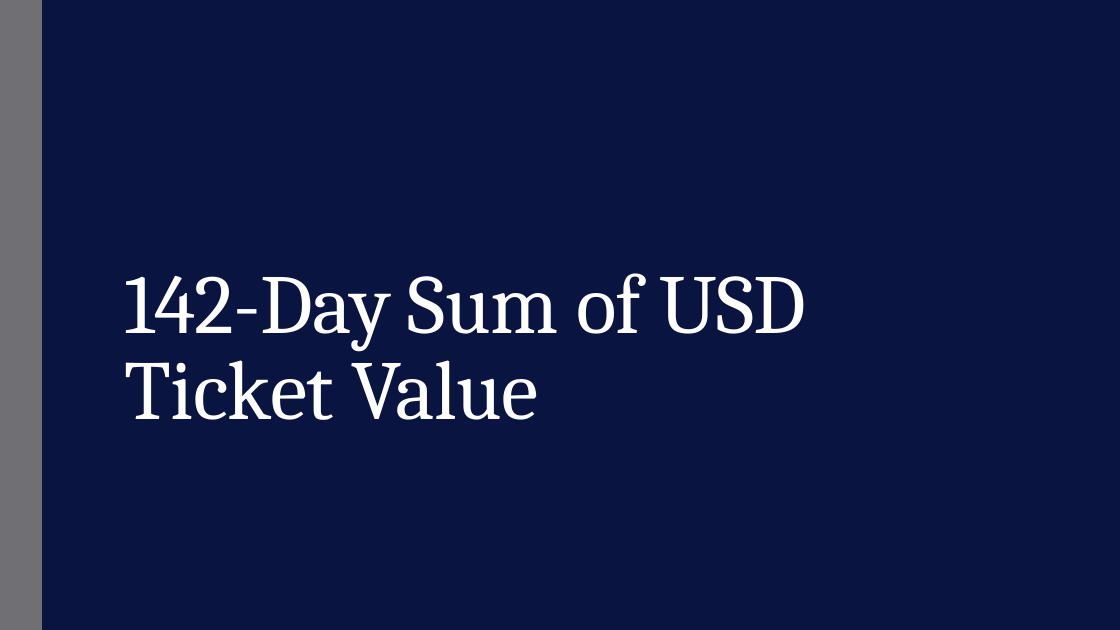
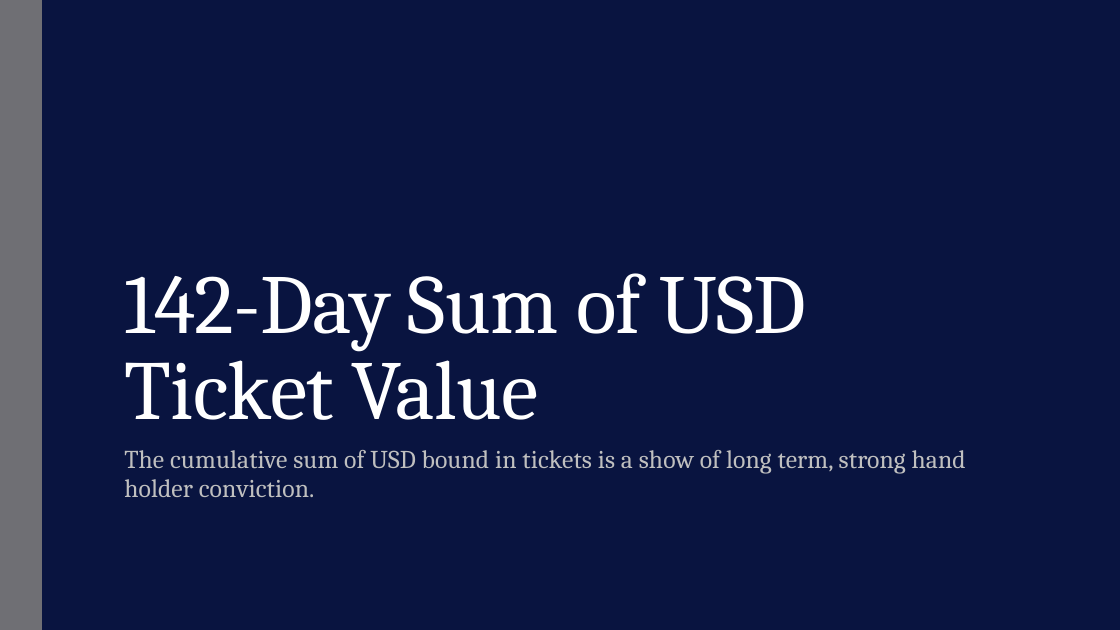
Before and after one commit to cryptobuks1/checkonchain, a slide deck: slide 10 of research_articles/masterclasses/consensus_distributed/consensus_distributed.pptx (slide 9 before the commit). Drawn at 1120x630 pixels with LibreOffice and Linux fonts; fonts in the diff are those of the drawing; background and template pictures are left out. Boxes give left, top, right and bottom in pixels: in the first picture for what was removed or moved away, otherwise in the second. Text is boxed around its words. In the diff, an @@ line names an element or a change of style, - is before the commit and + after.

```diff
--- a/research_articles/masterclasses/consensus_distributed/consensus_distributed.pptx
+++ b/research_articles/masterclasses/consensus_distributed/consensus_distributed.pptx
@@ subtitle added at (124,450,966,498), 22 pt, text #BFBFBF @@
+The cumulative sum of USD bound in tickets is a show of long term, strong hand holder conviction.
```
Also in this commit, not shown: 10 other slides changed, 3 slides added, 37 other files.
